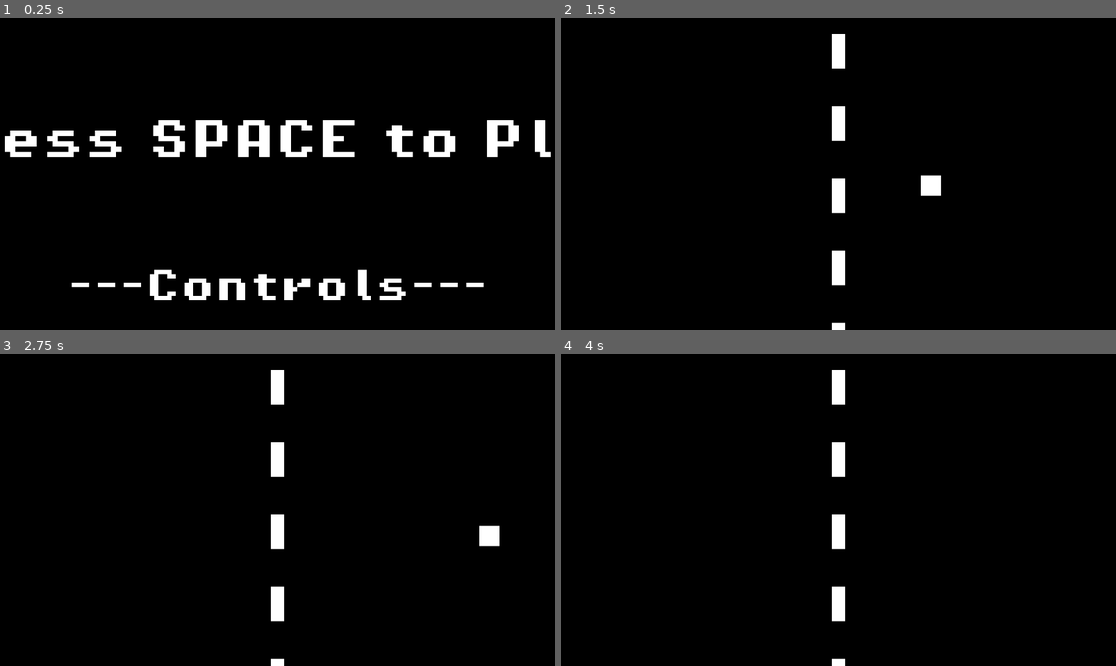
Above: before the commit, frames 1-4 (two rows, left to right).
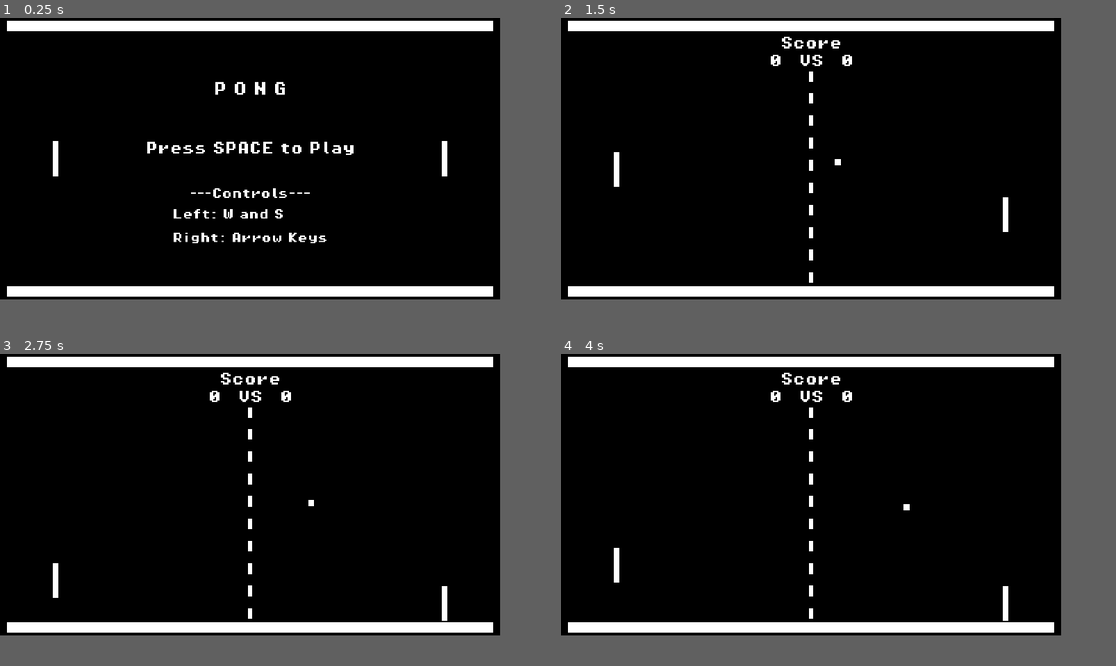
Above: after the commit, the same moments.

Repository: Highlighter56/My-Pong
Game: Godot game, scene res://scense/game.tscn
Two runs of this game, one before a commit and one after it. Both use one fixed random seed, a clock stepped at 60 frames per second and the inputs below.
Inputs:
- Up to frame 1 (0.25 s): no input
- Up to frame 2 (1.5 s): tap Space (start_game) at 0.5, 0.6, 1.35 s; hold Down (right_down) 0.53-1.28 s; hold S (left_down) from 1.28 s (still down)
- Up to frame 3 (2.75 s): release S (left_down) at 2.03 s; hold Down (right_down) from 2.03 s (still down); tap Space (start_game) at 2.1 s
- Up to frame 4 (4 s): release Down (right_down) at 2.78 s; hold W (left_up) 2.78-3.53 s; tap Space (start_game) at 2.85, 3.6 s; hold S (left_down) from 3.53 s (still down)
The window is 799x449 before the commit and 720x405 after it. Grey fills any space a smaller window leaves; there, only what the larger window draws over its background counts as a difference.

The runs differ from the first frame. In frame 1, 12% of the frame differs, in the area x 0-100%, y 0-91%; in frame 2, 8.0%; in frame 3, 8.0%; in frame 4, 7.7%.

Commit message:
Updated Window and Resolution Settings

Diff:
--- a/project.godot
+++ b/project.godot
@@ -14,6 +14,12 @@
 run/main_scene="res://scense/game.tscn"
 config/features=PackedStringArray("4.2", "Forward Plus")
 config/icon="res://icon.svg"
+
+[display]
+
+window/size/viewport_width=720
+window/size/viewport_height=405
+window/stretch/mode="viewport"
 
 [input]
 
@@ -47,3 +53,8 @@
 "events": [Object(InputEventKey,"resource_local_to_scene":false,"resource_name":"","device":-1,"window_id":0,"alt_press …(182 unchanged characters)…
 ]
 }
+
+[rendering]
+
+renderer/rendering_method="gl_compatibility"
+renderer/rendering_method.mobile="gl_compatibility"
--- a/scense/game.tscn
+++ b/scense/game.tscn
@@ -32,7 +32,7 @@
 script = ExtResource("1_18gvx")
 
 [node name="Camera2D" type="Camera2D" parent="."]
-visible = false
+zoom = Vector2(0.2, 0.215)
 
 [node name="UI" type="Node2D" parent="."]
 unique_name_in_owner = true
@@ -424,7 +424,7 @@
 modulate = Color(0, 0, 0, 1)
 z_index = -10
 rotation = 3.14159
-scale = Vector2(3421.96, -1998.21)
+scale = Vector2(5274.17, -3370.56)
 texture = SubResource("CanvasTexture_7t4vm")
 
 [node name="Left Paddle" type="AnimatableBody2D" parent="."]
Not shown, added: export_presets.cfg
